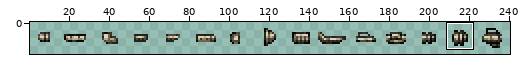
One commit to this sprite sheet: content/Augments/augment.casing.smirglum.png. Above, an overview of the earlier version with the close-up marked.
Close-up. Earlier state:
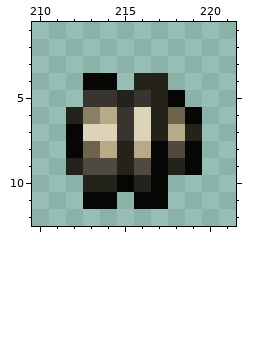
The file is 256x16 pixels. Colours within 5 levels of each other are drawn and written as one. Shown: x 210..221, y 1..12. The wide view leaves out empty margins. The commit also changed other parts of the picture, which this record leaves out.
Now the later version:
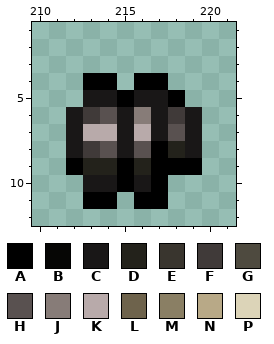
Palette (. is transparent): A #000000  B #060605  C #191717  D #23221b  E #39352e  F #403a39  G #4e4a3f  H #595150  J #877c78  K #b8aaaa  L #6e634c  M #8a7f64  N #b8a987  P #dcd4b8
Edits made:
@@ x 210..221 @@
  3 ............
- 4 ...BB.DD....
- 5 ...EEDEDB...
- 6 ..DMNEPDLB..
- 7 ..BPPEPDND..
- 8 ..BLNDNBGB..
- 9 ..DGGDGBDB..
-10 ...DDBDB....
-11 ...BB.BB....
+ 4 ...AA.AA....
+ 5 ...CCACCA...
+ 6 ..CFHCJCFC..
+ 7 ..CKKCKCHC..
+ 8 ..CFHCHADC..
+ 9 ..ADDADAAA..
+10 ...CCACA....
+11 ...AA.AA....
 12 ............
